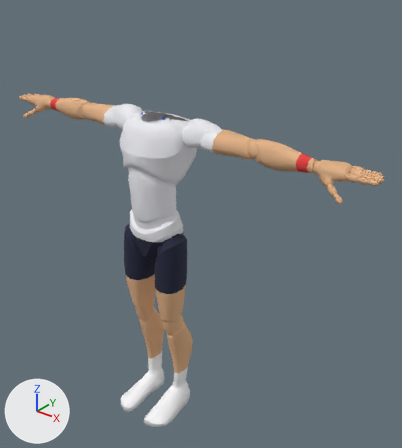
Renders of the glTF model sweetspot/models/players/p01.glb from each side of a commit.
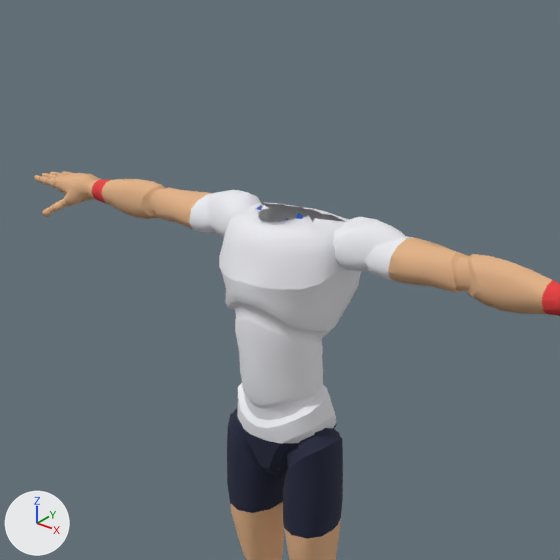
There are two pictures of each version: one whole from a camera (50 mm lens) standing at (1.57, -1.64, 2.1) and looking at (0.15, 0.13, 1.01), one close up on the part from 0% to 76% of the width and 0% to 68% of the height. Every picture has the same lights, and +X, +Y and +Z are marked at lower left. The older version's two pictures come first. Vertices at exactly the same position are counted once.

The first close-up shows 'Body'.
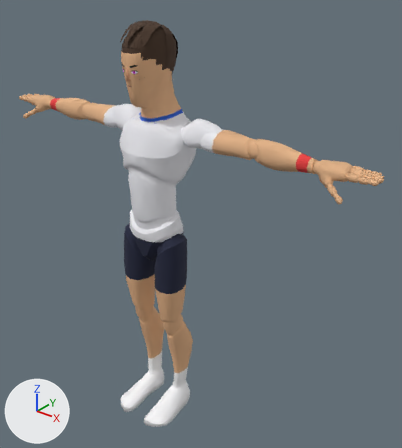
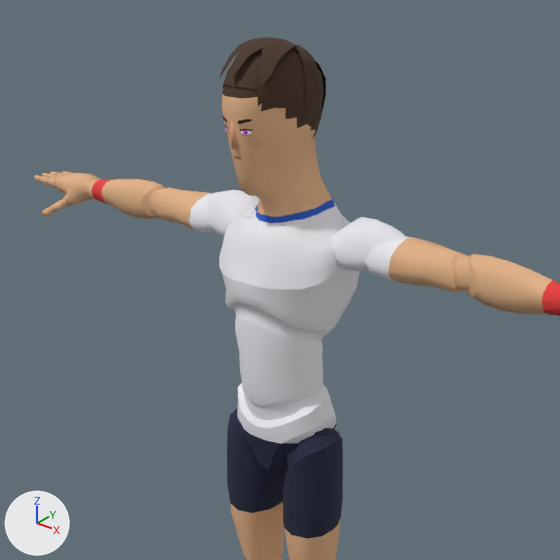
Where the change shows, as pixel boxes (x1, y1, x2, y2) in the close-ups (560 x 560 px):
'Body', reshaped
    before: (34, 171, 560, 560)
    after: (34, 53, 560, 560)
'Hair', added (brown)
    after: (219, 37, 326, 137)
'Nose', added
    after: (231, 122, 239, 149)
'Face', added
    after: (222, 115, 252, 159)
part 1 of me_mannequin, built on
    before: (212, 190, 376, 260)
    after: (212, 53, 376, 260)

What changed in the scene script:
```text
Add img_face_01:
    img_face_01 = load_image('face_01', '_unpacked/face_01', 128, 128, 'sRGB')
Add mat_face:
    mat_face = principled_material('face')
    mat_face.texture = img_face_01  # with its transparency
    mat_face.roughness = 0.9
Change me_mannequin:
    used by ob_body; location = (0.0, 0.0, 0.0)
    remove me_mannequin.from_pydata(...)  # 7088 vertices, 13890 faces; spans x -0.97..0.97, y -0.21..0.14, z 0.0..1.51
    add me_mannequin.from_pydata(...)  # 7378 vertices, 14511 faces; spans x -0.97..0.97, y -0.21..0.14, z 0.0..1.86
    me_mannequin part 1: 68 vertices moved from x -0.21..0.21, y -0.05..0.14, z 1.33..1.51 to x -0.21..0.21, y -0.05..0.14, z 1.32..1.51; 50 vertices removed from x -0.15..0.15, y -0.05..0.1, z 1.46..1.5; 340 vertices added at x -0.15..0.15, y -0.13..0.13, z 1.45..1.86
Add me_nose:
    me_nose.from_pydata(...)  # 6 vertices, 6 faces; spans x -0.0106..0.0106, y -0.1315..-0.1137, z 1.6643..1.7191
    me_nose.materials.append(mat_palette)  # picture img_palette
Add me_hair:
    me_hair.from_pydata(...)  # 414 vertices, 784 faces; spans x -0.09..0.09, y -0.126..0.127, z 1.627..1.875
    me_hair.materials.append(mat_palette)  # picture img_palette
Add me_face:
    me_face.from_pydata(...)  # 50 vertices, 64 faces; spans x -0.0672..0.0672, y -0.1276..-0.0304, z 1.6106..1.7281
    me_face.materials.append(mat_face)  # picture img_face_01
Add ob_nose:
    ob_nose = bpy.data.objects.new('Nose', me_nose)
    ob_nose.location = (0.0, 0.0, 0.0)
Add ob_hair:
    ob_hair = bpy.data.objects.new('Hair', me_hair)
    ob_hair.location = (0.0, 0.0, 0.0)
Add ob_face:
    ob_face = bpy.data.objects.new('Face', me_face)
    ob_face.location = (0.0, 0.0, 0.0)
```
